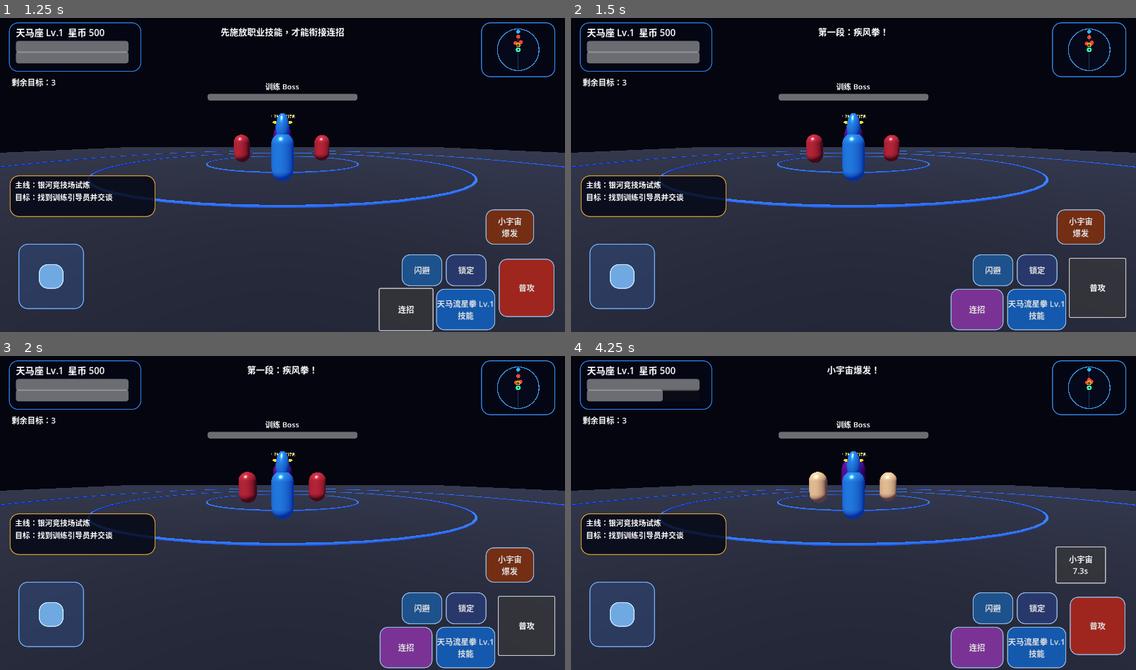
Above: before the commit, frames 1-4 (two rows, left to right).
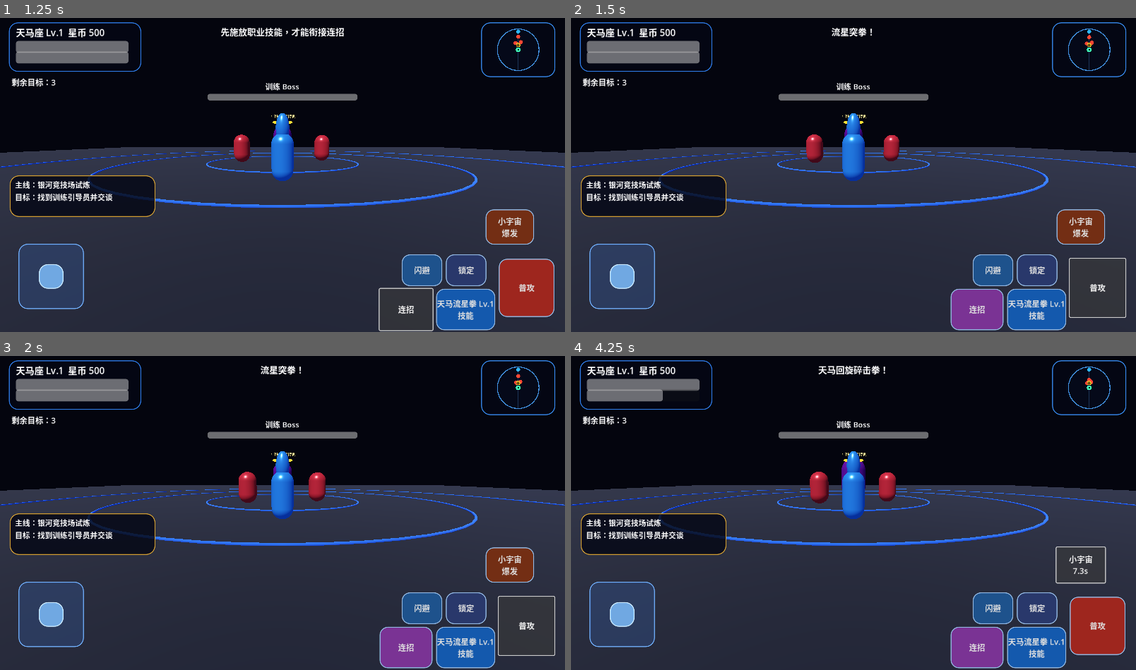
Above: after the commit, the same moments.

Repository: Qazwesrd/Saint-Seiya-Universe-War
Game: Godot game, scene res://scenes/main.tscn
Same seed, same stepped clock (60 frames per second), same inputs: the game is played once before the commit and once after it.
Inputs:
- Up to frame 1 (1.25 s): click "连招" at 0.5 s
- Up to frame 2 (1.5 s): click "普攻" at 1.25 s
- Up to frame 3 (2 s): no input
- Up to frame 4 (4.25 s): click "闪避" at 2 s; click "锁定" at 2.75 s; click "小宇宙 爆发" at 3.5 s

Frame 1 is identical in both runs. In frame 2, 0.2% of the frame differs, in the area x 43-56%, y 3-6%; in frame 3, 0.2%; in frame 4, 0.8%, in the area x 42-93%, y 3-47%.

Commit message:
Drive combo and skill combat behavior from class profiles

Diff:
--- a/game/scripts/player.gd
+++ b/game/scripts/player.gd
@@ -139,14 +139,17 @@
     basic_combo_step = (basic_combo_step % 3) + 1
     basic_combo_reset = 0.95
     attack_cd = 0.28 if basic_combo_step < 3 else 0.52
+    var class_id := str(RPGState.profile.get("class_id", "pegasus"))
+    var skill_data: Dictionary = SkillSystem.get_class_skill(class_id)
     var attack_stat := float(RPGState.get_combat_stats().get("attack", 14.0))
     var multipliers := [0.85, 1.0, 1.45]
     var damages := 8.0 + attack_stat * float(multipliers[basic_combo_step - 1])
-    var push_forces := [1.8, 2.8, 6.5]
-    var lift_forces := [0.0, 0.0, 2.8]
-    _flash(Color(1.0, 0.82, 0.35) if basic_combo_step < 3 else Color(1.0, 0.48, 0.16))
-    game.call("damage_nearby_combat", damages, 2.8 if basic_combo_step < 3 else 3.2, 125.0, push_forces[basic_combo_step - 1], lift_forces[basic_combo_step - 1], 0.18 if basic_combo_step < 3 else 0.48)
-    game.call("show_notice", ["第一段：疾风拳！", "第二段：追击拳！", "第三段：终结重击！"][basic_combo_step - 1])
+    var push_forces := [1.8, 2.8, float(skill_data.get("knockback", 3.5)) * 1.7]
+    var lift_forces := [0.0, 0.0, float(skill_data.get("launch", 1.2)) * 1.5]
+    var basic_names: Array = skill_data.get("basic_attacks", ["第一段", "第二段", "第三段"])
+    _flash(skill_data.get("color", Color(1.0, 0.82, 0.35)))
+    game.call("damage_nearby_combat", damages, 2.8 if basic_combo_step < 3 else 3.2, 125.0, push_forces[basic_combo_step - 1], lift_forces[basic_combo_step - 1], 0.18 if basic_combo_step < 3 else float(skill_data.get("stagger", 0.55)) * 0.6)
+    game.call("show_notice", str(basic_names[basic_combo_step - 1]) + "！")
 func skill() -> void:
     if skill_cd > 0.0 or cosmos < 18.0:
         game.call("show_notice", "小宇宙不足或技能冷却中")
@@ -161,7 +164,7 @@
     var damage_multiplier := float(skill_data.get("damage", 1.5)) * (1.0 + float(skill_level - 1) * 0.08)
     var skill_color: Color = skill_data.get("color", Color(0.18, 0.72, 1.0))
     _flash(skill_color)
-    game.call("damage_nearby_combat", 18.0 + attack_power * damage_multiplier, 7.0, 150.0, 3.5, 1.2, 0.55)
+    game.call("damage_nearby_combat", 18.0 + attack_power * damage_multiplier, float(skill_data.get("range", 7.0)), float(skill_data.get("cone", 150.0)), float(skill_data.get("knockback", 3.5)), float(skill_data.get("launch", 1.2)), float(skill_data.get("stagger", 0.55)))
     game.call("spawn_effect", global_position + (-global_transform.basis.z * 3.0) + Vector3.UP, skill_color, 2.8)
     game.call("show_notice", str(skill_data.get("name", "职业技能")) + "！")
 func combo_skill() -> void:
@@ -181,7 +184,7 @@
     var damage := float(RPGState.get_combat_stats().get("attack", 14.0)) * float(skill_data.get("combo_damage", 2.5)) * (1.0 + float(skill_level - 1) * 0.1)
     var skill_color: Color = skill_data.get("color", Color(0.2, 0.7, 1.0))
     _flash(Color(1.0, 0.9, 0.55))
-    game.call("damage_nearby_combat", damage, 8.5, 180.0, 9.0, 3.8, 0.85)
+    game.call("damage_nearby_combat", damage, float(skill_data.get("combo_range", 8.5)), 180.0, float(skill_data.get("combo_knockback", 9.0)), float(skill_data.get("combo_launch", 3.8)), float(skill_data.get("stagger", 0.85)) * 1.2)
     game.call("spawn_effect", global_position + (-global_transform.basis.z * 3.5) + Vector3.UP, skill_color, 4.0)
     game.call("show_notice", str(skill_data.get("combo", "职业连招")) + "！")
 func cosmos_burst() -> void:
@@ -191,9 +194,10 @@
     cosmos -= 35.0
     burst_cd = 8.0
     _flash(Color(1.0, 0.4, 0.12))
-    game.call("damage_nearby_combat", 24.0 + float(RPGState.get_combat_stats().get("attack", 14.0)) * 2.0, 5.0, 360.0, 12.0, 4.5, 1.0)
+    var skill_data: Dictionary = SkillSystem.get_class_skill(str(RPGState.profile.get("class_id", "pegasus")))
+    game.call("damage_nearby_combat", 24.0 + float(RPGState.get_combat_stats().get("attack", 14.0)) * 2.0, float(skill_data.get("burst_range", 5.0)), 360.0, float(skill_data.get("burst_knockback", 12.0)), float(skill_data.get("burst_launch", 4.5)), float(skill_data.get("stagger", 1.0)))
     game.call("spawn_effect", global_position + Vector3.UP, Color(1.0, 0.42, 0.12), 4.0)
-    game.call("show_notice", "小宇宙爆发！")
+    game.call("show_notice", str(skill_data.get("burst_name", "小宇宙爆发")) + "！")
 func dodge() -> void:
     if dodge_time > 0.0: return
     dodge_time = 0.32
